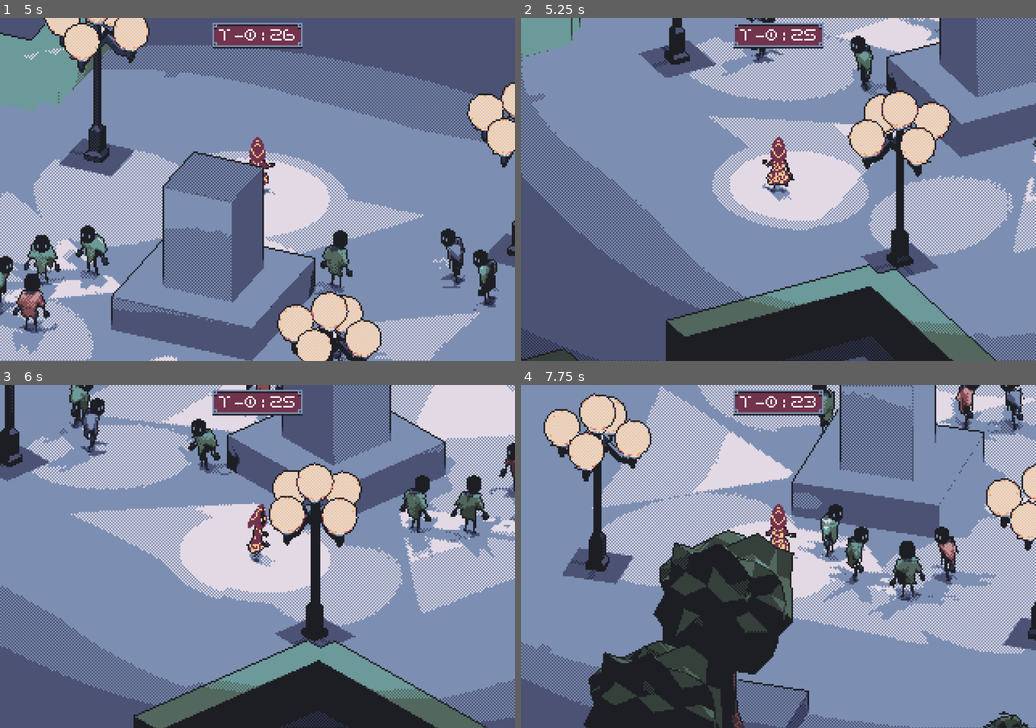
Above: before the commit, frames 1-4 (two rows, left to right).
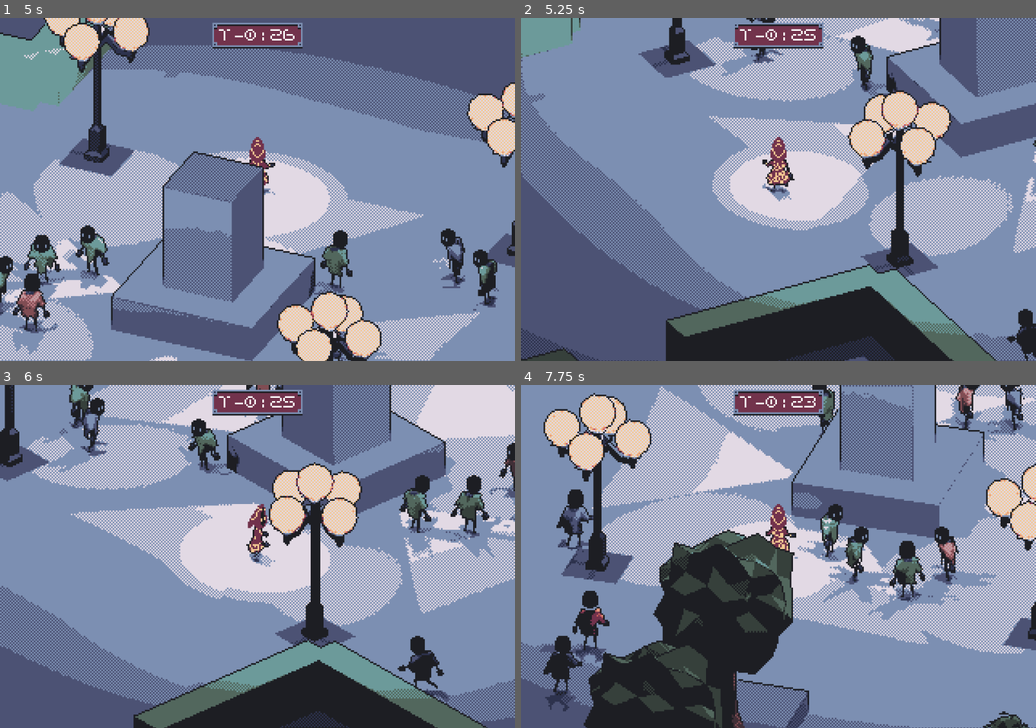
Above: after the commit, the same moments.

Repository: voxelith/pirate-game-jam-16
Game: Godot game, scene res://scenes/main.tscn
Two runs of this game, one before a commit and one after it. Both use one fixed random seed, a clock stepped at 60 frames per second and the inputs below.
Inputs (mouse positions are in pixels of both pictures, inside the frame that each line leads up to):
- Up to frame 1 (5 s): move the mouse to (283, 189) at 0.52 s; hold W (move_up) from 0.53 s (still down); move the mouse to (231, 189) at 1.27 s; move the mouse to (267, 182) at 2.02 s; move the mouse to (252, 196) at 2.77 s; move the mouse to (293, 192) at 3.52 s; move the mouse to (216, 186) at 4.27 s
- Up to frame 2 (5.25 s): keep holding W (move_up); move the mouse to (783, 189) at 5.02 s
- Up to frame 3 (6 s): move the mouse to (236, 549) at 5.77 s; release W (move_up) at 5.78 s; hold D (move_right) from 5.78 s (still down)
- Up to frame 4 (7.75 s): move the mouse to (804, 556) at 6.52 s; release D (move_right) at 6.53 s; hold W (move_up) from 6.53 s (still down); move the mouse to (752, 556) at 7.27 s

Frame 1 is identical in both runs. In frame 2, 0.4% of the frame differs, in the area x 94-100%, y 84-100%; in frame 3, 0.7%; in frame 4, 2.2%, in the area x 2-18%, y 30-96%.

Commit message:
Updated denizen behavior

Diff:
--- a/scripts/denizen.gd
+++ b/scripts/denizen.gd
@@ -23,7 +23,7 @@
 var nav_distance_threshold := 2.0
 
 @onready var nav = $NavigationAgent3D
-@onready var moving_target = get_tree().current_scene.get_node("%Player")
+@onready var player = get_tree().current_scene.get_node("%Player")
 
 func trigger_vaporize():
 	if(behavior != Behavior.DEAD): $AnimationPlayer.play("vaporize");
@@ -41,10 +41,15 @@
 
 var last_offset := 0.0
 
+func do_panic(_number):
+	if behavior != Behavior.DEAD:
+		behavior = Behavior.PANIC
+
 func _ready():
 	if cloak_material != null:
 		cloak.set_surface_override_material(0, cloak_material)
 
+	player.destroyed_npcs.connect(do_panic)
 	# Make the navigation server happy
 	set_physics_process(false)
 	call_deferred("actor_setup")
@@ -55,17 +60,17 @@
 	set_physics_process(true)
 
 var current_target_position: Vector3
+var current_path_target := Vector3.ZERO
+var path_distance_threshold = 10.0
 
 func _physics_process(delta: float) -> void:
 	var velocity_target := Vector3.ZERO
 	var current_speed: float = 0.0
 
 	if behavior == Behavior.STANDING:
-		if standing_target != null:
-			var stand: Node3D = get_node(standing_target)
-			if stand != null:
-				current_target_position = stand.global_position
-			current_speed = normal_speed
+		velocity = Vector3i.ZERO
+		move_and_slide()
+		return
 
 	elif behavior == Behavior.PATH_FOLLOW:
 		var path: Path3D = get_node(path_target)
@@ -80,7 +85,7 @@
 			current_speed = normal_speed
 
 	elif behavior == Behavior.CURIOUS:
-		var curious_direction: Vector3 = global_position - moving_target.global_position
+		var curious_direction: Vector3 = global_position - player.global_position
 		var current_dist = curious_direction.length();
 		var walk_direction = curious_direction.normalized() * (curious_distance - current_dist)
 
@@ -88,7 +93,7 @@
 		current_speed = normal_speed
 
 	elif behavior == Behavior.PANIC:
-		var flee_direction: Vector3 = (global_position - moving_target.global_position).normalized() * FLEE_DIST
+		var flee_direction: Vector3 = (global_position - player.global_position).normalized() * FLEE_DIST
 
 		current_target_position = global_position + flee_direction
 		current_speed = panic_speed
@@ -102,7 +107,10 @@
 	if (nav.target_position - current_target_position).length() > nav_distance_threshold:
 		nav.target_position = current_target_position
 
-	direction = nav.get_next_path_position() - global_position
+	if (current_path_target - global_position).length() < path_distance_threshold:
+		current_path_target = nav.get_next_path_position()
+
+	direction = current_path_target - global_position
 	direction = direction.normalized()
 	direction.y = 0.
 
